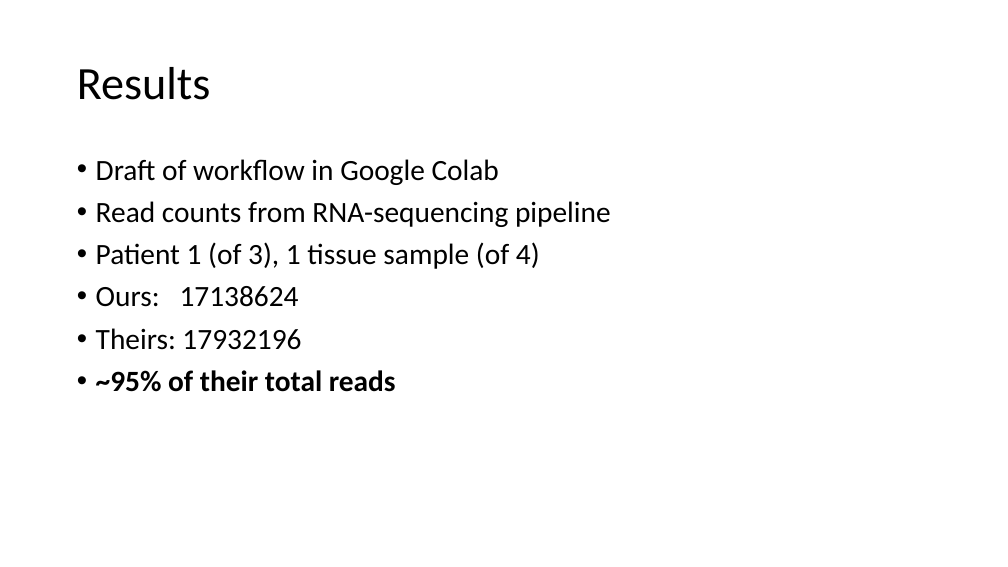
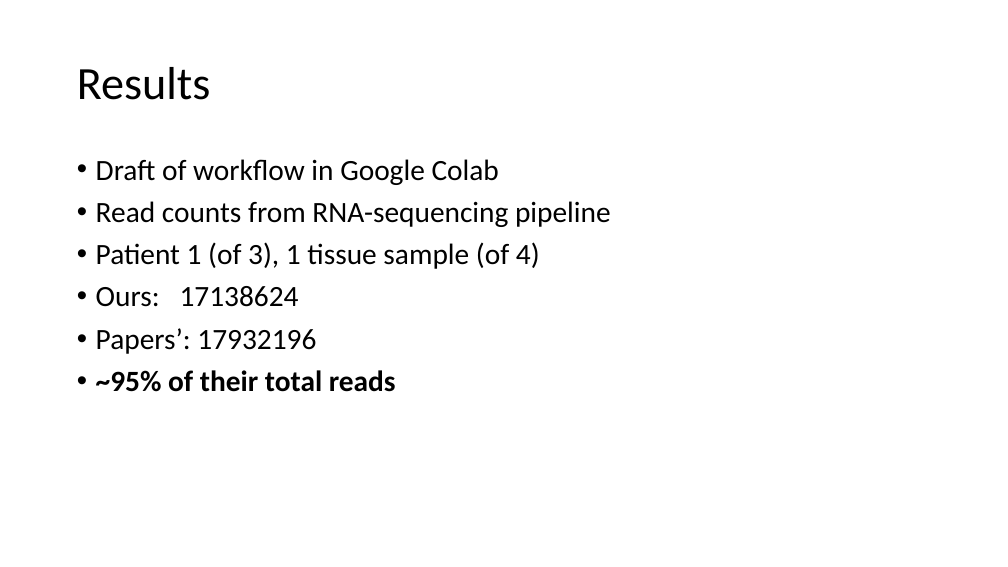
Before and after one commit to NLM-Reproducibility-Project/Repro_PMID_26735499, a slide deck: slide 11 of Results Presentation.pptx (slide 8 before the commit). Drawn at 1008x567 pixels with LibreOffice and Linux fonts; fonts in the diff are those of the drawing. Boxes give left, top, right and bottom in pixels: in the first picture for what was removed or moved away, otherwise in the second. Text is boxed around its words. In the diff, an @@ line names an element or a change of style, - is before the commit and + after.

Commit message:
Updated presentation

```diff
--- a/Results Presentation.pptx
+++ b/Results Presentation.pptx
@@ text at box(96, 328, 316, 354): text changed @@
-• Theirs: 17932196
+• Papers’: 17932196
```
Also in this commit, not shown: 1 other slide changed, 2 slides added.
